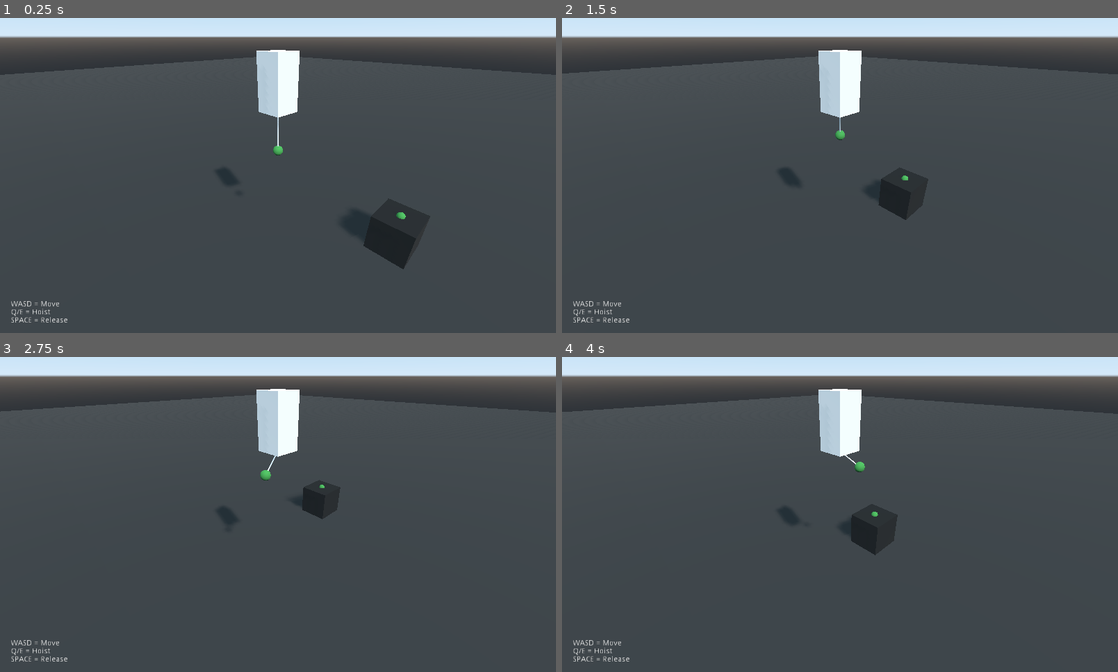
Above: before the commit, frames 1-4 (two rows, left to right).
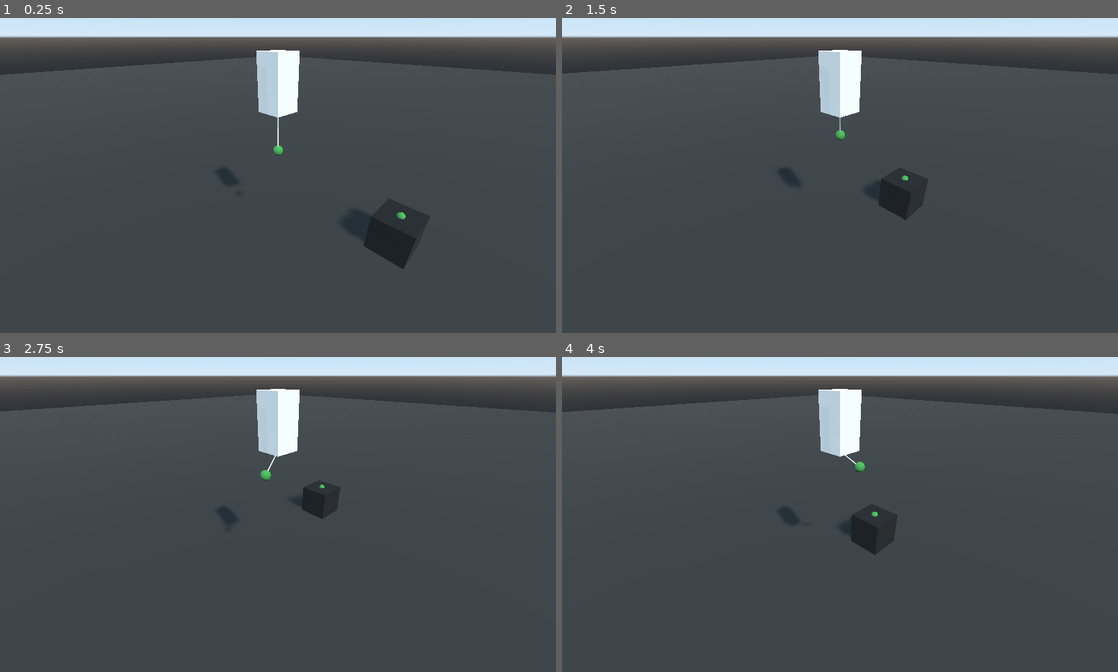
Above: after the commit, the same moments.

Repository: FilipLundby/CraneMechanic
Game: Godot game, scene res://Scenes/Main.tscn
The game is run twice, just before and just after one commit, with the same random seed, the same clock (stepped at 60 frames per second) and the same inputs.
Inputs:
- Up to frame 1 (0.25 s): no input
- Up to frame 2 (1.5 s): tap Enter at 0.5 s; hold D 0.53-1.28 s; hold Q 0.53-1.28 s; tap Space at 0.77 s; hold S from 1.28 s (still down); tap E at 1.35 s
- Up to frame 3 (2.75 s): tap Space at 1.52 s; release S at 2.03 s; hold D from 2.03 s (still down); hold Q from 2.03 s (still down)
- Up to frame 4 (4 s): release D at 2.78 s; release Q at 2.78 s; hold W 2.78-3.53 s; tap E at 2.85 s; tap Space at 3.02, 3.77 s; hold A from 3.53 s (still down); hold Q from 3.53 s (still down)

The runs differ from the first frame. In frame 1, 0.2% of the frame differs, in the area x 2-13%, y 89-97%; in frame 2, 0.2%; in frame 3, 0.2%; in frame 4, 0.2%.

Commit message:
Added readme

Diff:
--- a/Scenes/Main.tscn
+++ b/Scenes/Main.tscn
@@ -60,7 +60,8 @@
 
 [node name="UI" type="CanvasLayer" parent="."]
 
-[node name="RichTextLabel" type="RichTextLabel" parent="UI"]
+[node name="Info" type="RichTextLabel" parent="UI"]
+visible = false
 anchor_top = 1.0
 anchor_bottom = 1.0
 margin_left = 20.0
Binary file added: screenshot.png
Not shown, added: screenshot.png.import
Not shown, added: README.md
